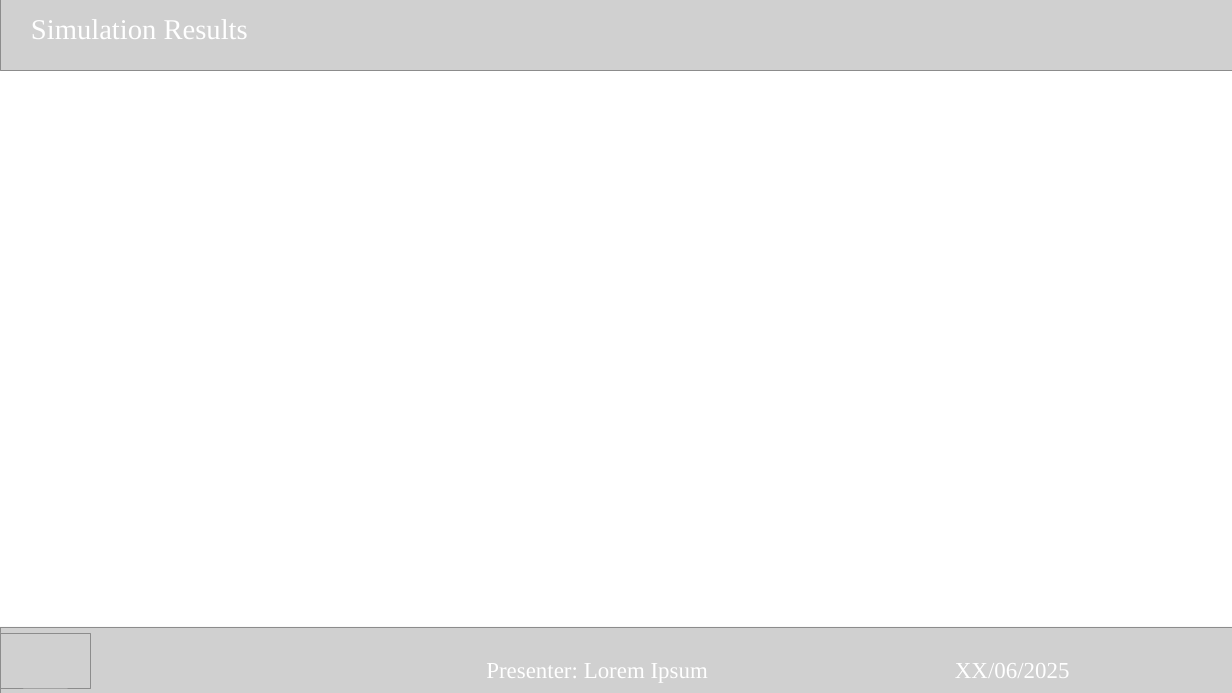
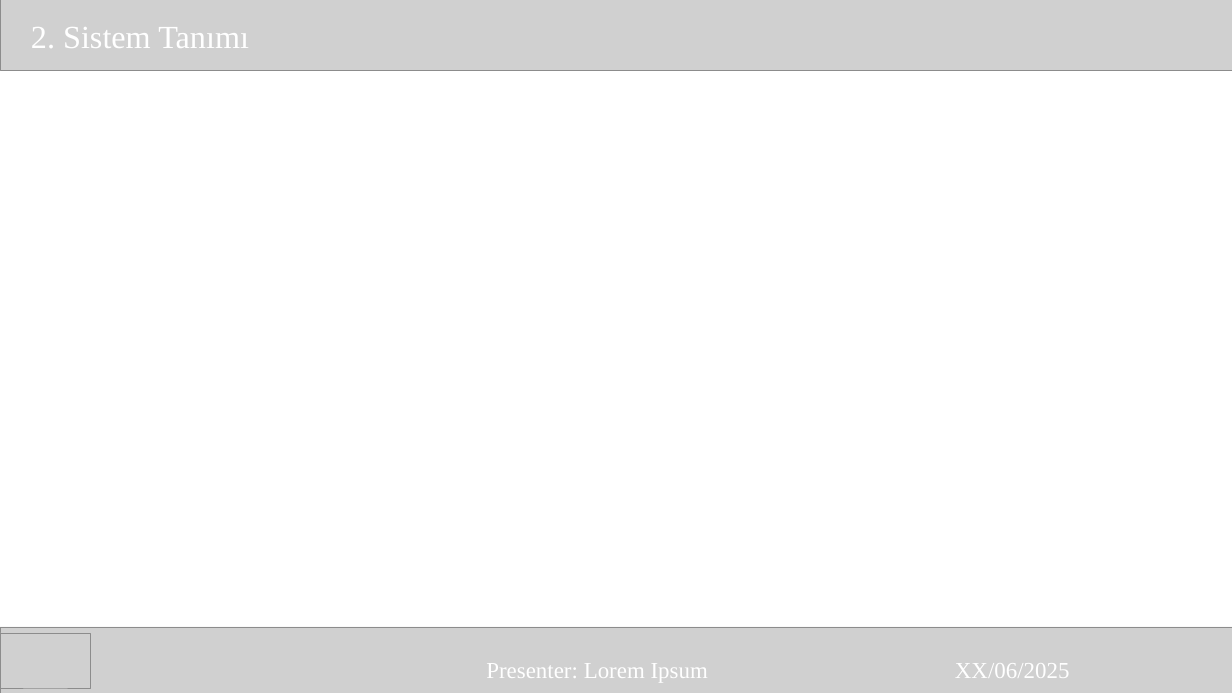
Before and after one commit to MrSkyGodz/KOM-511-Adaptive-Control, a slide deck: slide 4 of FinalProject/presentation_v0.pptx (slide 6 before the commit). Drawn at 1232x693 pixels with LibreOffice and Linux fonts; fonts in the diff are those of the drawing; grey boxes stand for pictures. Boxes give left, top, right and bottom in pixels: in the first picture for what was removed or moved away, otherwise in the second. Text is boxed around its words. In the diff, an @@ line names an element or a change of style, - is before the commit and + after.

```diff
--- a/FinalProject/presentation_v0.pptx
+++ b/FinalProject/presentation_v0.pptx
@@ text removed at bbox=[31, 19, 248, 39] @@
-  Simulation Results
@@ text added at bbox=[31, 27, 249, 48], 45 pt, text #FFFFFF @@
+  2. Sistem Tanımı
```
Also in this commit, not shown: 6 other slides changed, 4 slides added, 1 slide removed.
